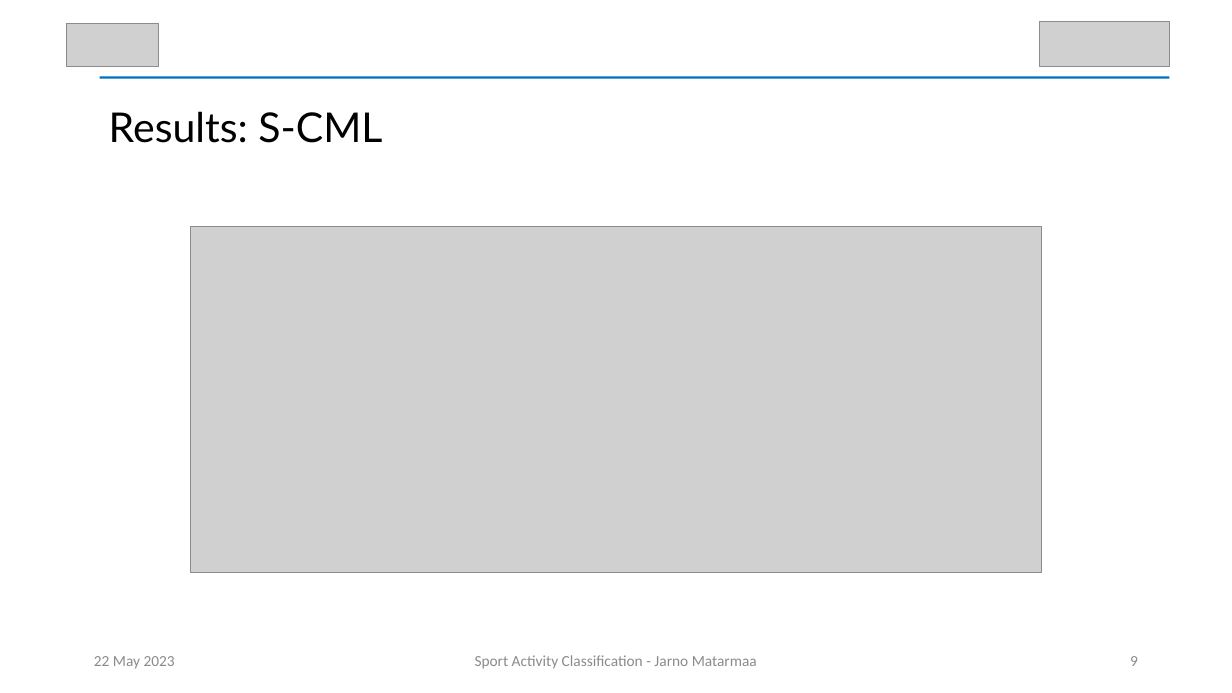
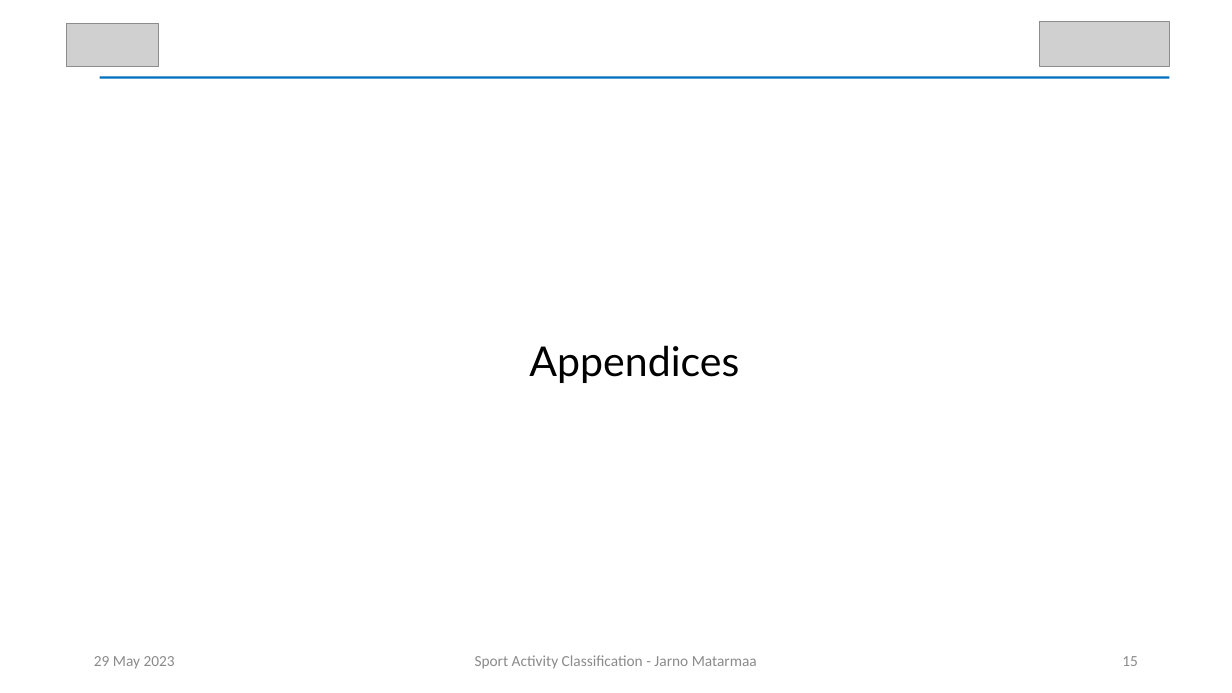
Before and after one commit to JABE22/MasterProject, a slide deck: slide 15 of presentation/SAC_Thesis_Presentation.pptx (slide 9 before the commit). Drawn at 1232x693 pixels with LibreOffice and Linux fonts; fonts in the diff are those of the drawing; grey boxes stand for pictures. Boxes give left, top, right and bottom in pixels: in the first picture for what was removed or moved away, otherwise in the second. Text is boxed around its words. In the diff, an @@ line names an element or a change of style, - is before the commit and + after.

```diff
--- a/presentation/SAC_Thesis_Presentation.pptx
+++ b/presentation/SAC_Thesis_Presentation.pptx
@@ text removed at (109, 111, 382, 143) @@
-Results: S-CML
@@ picture removed at (190, 226, 1043, 572) @@
@@ text added at (529, 345, 739, 383), 32 pt, text #000000 @@
+Appendices
@@ text at (94, 656, 175, 669): text changed @@
-22 May 2023
+29 May 2023
@@ page number at (1122, 656, 1138, 666): text changed @@
-9
+15
```
Also in this commit, not shown: 14 other slides changed, 4 slides added, 12 other files.
